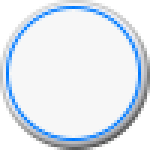
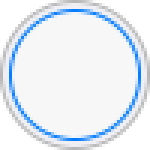
Layered file, before and after one edit (w=150, h=150). Changes by layer:
painted on "Ellipse 2" over [6, 6, 141, 141]
